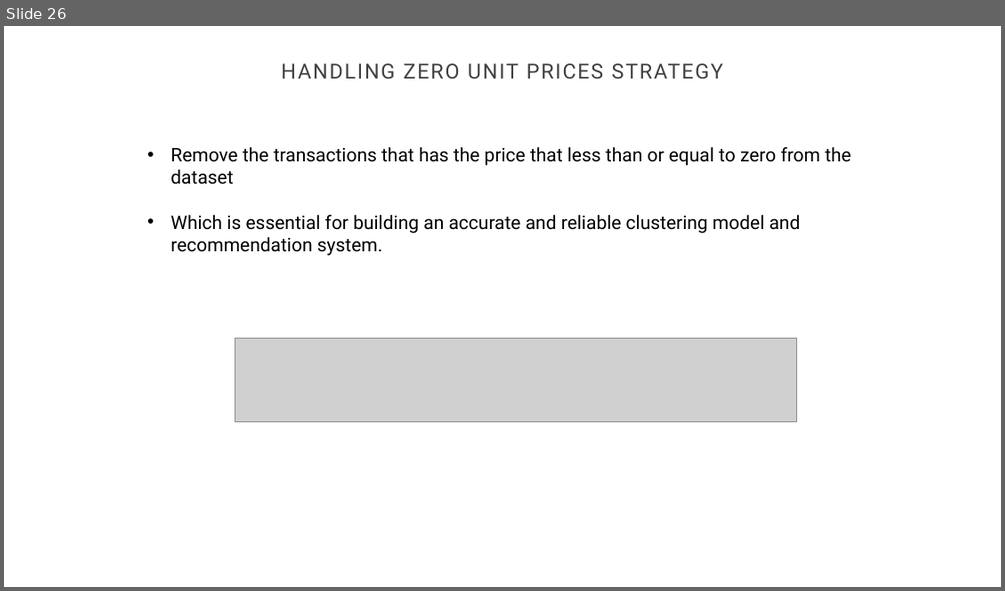
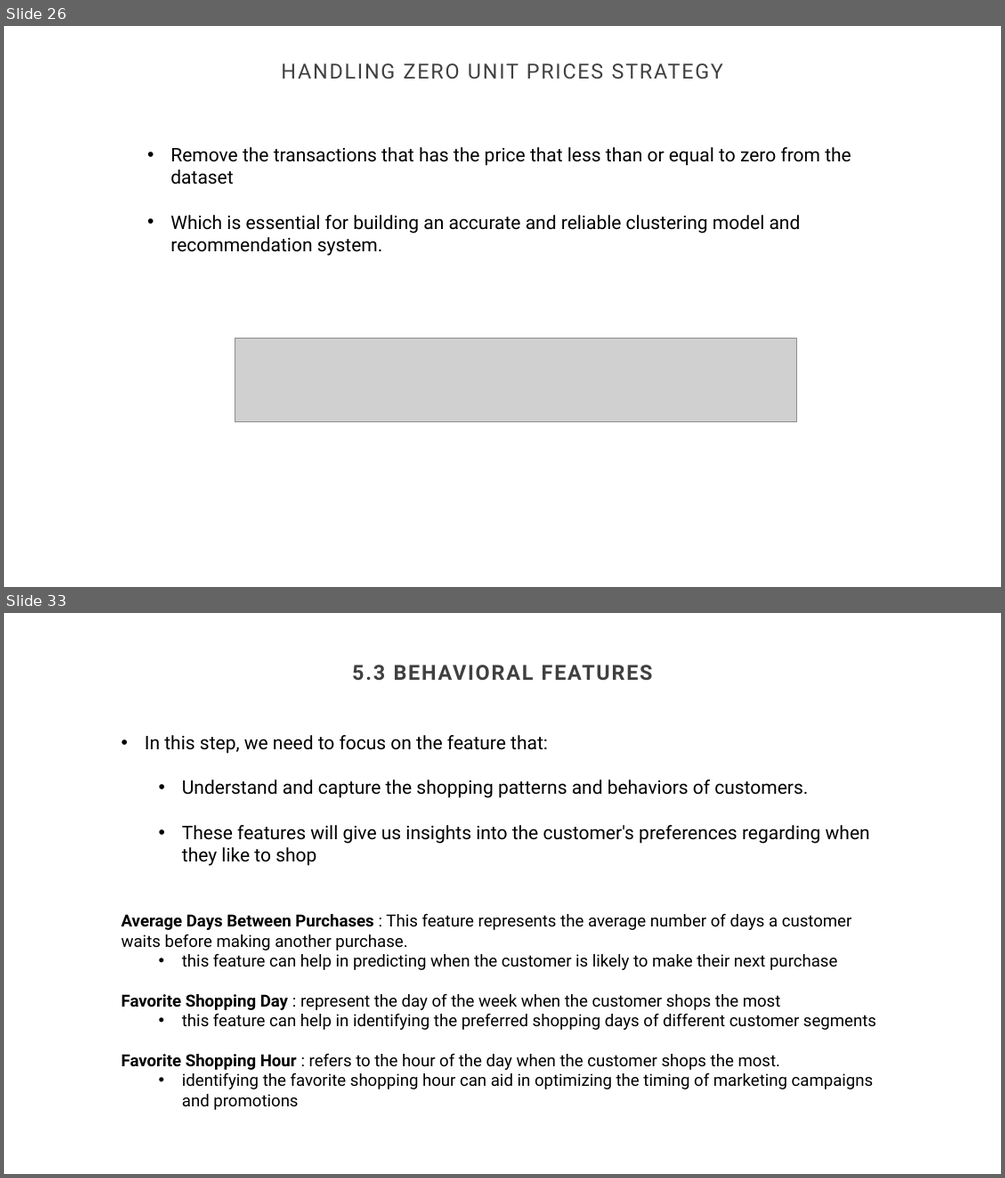
Before and after one commit to GaoWeiChang/Ecommerce_Product_Recommendation_System, a slide deck: CUSTOMER PRODUCT RECOMMENDATION SYSTEM.pptx. Shown one above the other, each under a label of ours: slide 26 before the commit, slides 26 and 33 after it; the slides between them are not shown. The pictures are 1005x591 and 1005x1178 pixels, drawn with LibreOffice and Linux fonts; fonts in the diff are those of the drawing; grey boxes stand for pictures; background and template pictures are left out. Boxes give left, top, right and bottom in pixels: in the first picture for what was removed or moved away, otherwise in the second. Text is boxed around its words. In the diff, an @@ line names an element or a change of style, - is before the commit and + after.

Commit message:
update powerpoint

```diff
--- a/CUSTOMER PRODUCT RECOMMENDATION SYSTEM.pptx
+++ b/CUSTOMER PRODUCT RECOMMENDATION SYSTEM.pptx
@@ slide 33 added at (x1=4, y1=613, x2=1001, y2=1174), background #FFFFFF @@
@@ title added at (x1=352, y1=665, x2=653, y2=680), 20 pt, text #404040, bold @@
+5.3 BEHAVIORAL FEATURES
@@ text added at (x1=121, y1=735, x2=876, y2=1110), 16 pt, text #000000 @@
+• In this step, we need to focus on the feature that:
+  • Understand and capture the shopping patterns and behaviors of customers.
+  • These features will give us insights into the customer's preferences regarding when they like to shop
+Average Days Between Purchases : This feature represents the average number of days a customer waits before making another purchase.
+  • this feature can help in predicting when the customer is likely to make their next purchase
+Favorite Shopping Day : represent the day of the week when the customer shops the most
+  • this feature can help in identifying the preferred shopping days of different customer segments
+Favorite Shopping Hour : refers to the hour of the day when the customer shops the most.
+  • identifying the favorite shopping hour can aid in optimizing the timing of marketing campaigns and promotions
```
Also in this commit, not shown: 22 other slides added, 1 other file.
